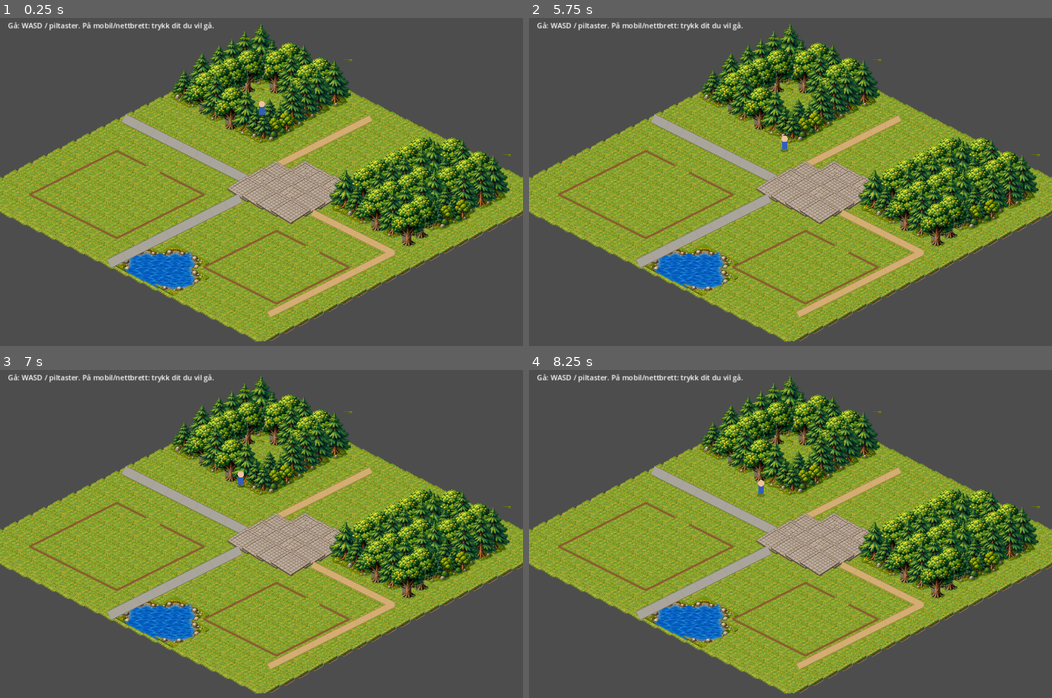
Above: before the commit, frames 1-4 (two rows, left to right).
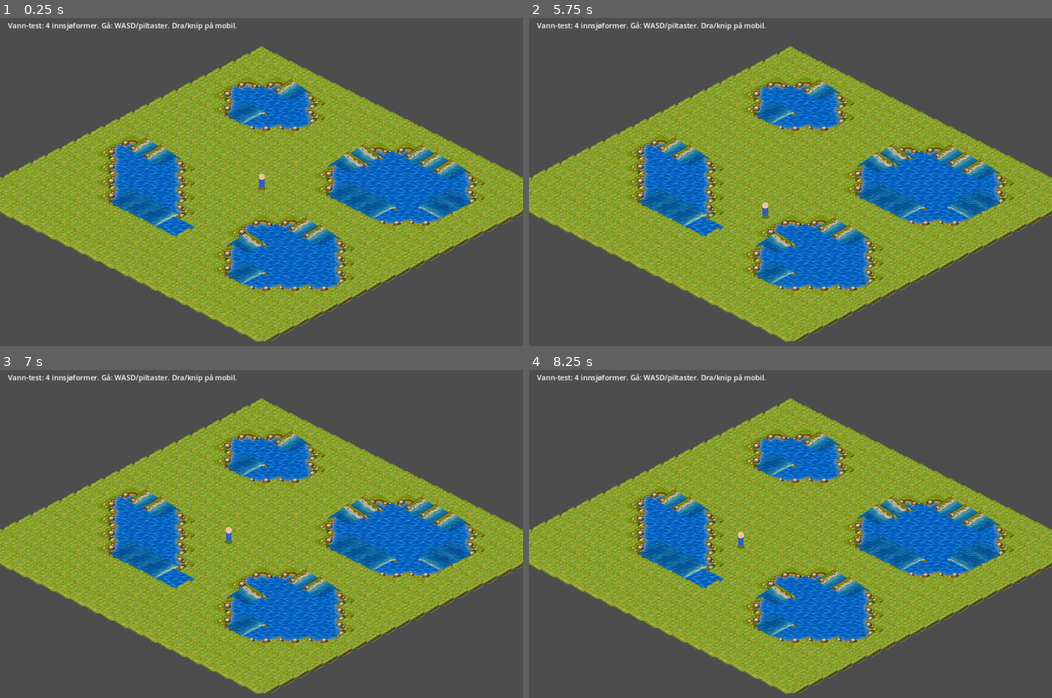
Above: after the commit, the same moments.

Repository: hkolberg/lille-gaardsliv
Game: Godot game, scene res://main.tscn
Same seed, same stepped clock (60 frames per second), same inputs: the game is played once before the commit and once after it.
Inputs (mouse positions are in pixels of both pictures, inside the frame that each line leads up to):
- Up to frame 1 (0.25 s): no input
- Up to frame 2 (5.75 s): tap Enter at 0.5 s; move the mouse to (905, 175) at 0.52 s; hold D (move_right) 0.53-1.25 s; click (905, 175) at 0.67 s; drag from (685, 208) to (764, 260) at 1.27 s; move the mouse to (842, 116) at 2.02 s; hold D (move_right) 2.03-2.75 s; drag from (764, 260) to (633, 139) at 2.77 s; move the mouse to (947, 244) at 3.52 s; hold A (move_left) 3.53-4.25 s; drag from (633, 139) to (712, 103) at 4.27 s; move the mouse to (816, 191) at 5.02 s; hold S (move_down) from 5.03 s (still down); click (816, 191) at 5.17 s
- Up to frame 3 (7 s): release S (move_down) at 5.75 s; drag from (183, 455) to (156, 560) at 5.77 s; move the mouse to (376, 527) at 6.52 s; hold W (move_up) from 6.53 s (still down)
- Up to frame 4 (8.25 s): release W (move_up) at 7.25 s; tap Space at 7.25 s; drag from (685, 560) to (764, 612) at 7.27 s; move the mouse to (842, 468) at 8.02 s; hold S (move_down) from 8.03 s (still down)

The runs differ from the first frame. In frame 1, 30% of the frame differs, in the area x 1-98%, y 1-92%; in frame 2, 30%; in frame 3, 30%; in frame 4, 30%.

Commit message:
Add straight shoreline edges and rebuild water test area

Diff:
--- a/godot/main.gd
+++ b/godot/main.gd
@@ -14,6 +14,7 @@
 const ASSET_ROOT_V4 := "res://gaardsliv_assets_v4/"
 const ASSET_ROOT_WATERFIX := "res://gaardsliv_waterfix_v1/"
 const ASSET_ROOT_WATER_V2 := "res://gaardsliv_water_assets_v2/"
+const ASSET_ROOT_STRAIGHT_SHORES := "res://gaardsliv_straight_shore_edges_v1/"
 const TILE_TEXTURE_ORIGIN := Vector2(48.0, 52.0)
 const PROP_TEXTURE_ORIGIN := Vector2(48.0, 108.0)
 
@@ -22,7 +23,7 @@
 var tiles: Array = []
 var asset_textures: Dictionary = {}
 var fences: Dictionary = {}
-var player_grid := Vector2(4.5, 4.5)
+var player_grid := Vector2(9.5, 9.5)
 var player_screen := Vector2.ZERO
 var target_screen := Vector2.ZERO
 var has_target := false
@@ -106,6 +107,13 @@
 	asset_textures["water_rocks_large_v2"] = load(ASSET_ROOT_WATER_V2 + "water/variants/water_center_rocks_large.png")
 	asset_textures["water_rocks_cluster_v2"] = load(ASSET_ROOT_WATER_V2 + "water/variants/water_center_rocks_cluster.png")
 
+	# True single-side shoreline assets. Each follows exactly one slanted edge
+	# of the 64x32 isometric diamond.
+	asset_textures["water_straight_nw"] = load(ASSET_ROOT_STRAIGHT_SHORES + "water/straight_edges/water_edge_nw.png")
+	asset_textures["water_straight_ne"] = load(ASSET_ROOT_STRAIGHT_SHORES + "water/straight_edges/water_edge_ne.png")
+	asset_textures["water_straight_sw"] = load(ASSET_ROOT_STRAIGHT_SHORES + "water/straight_edges/water_edge_sw.png")
+	asset_textures["water_straight_se"] = load(ASSET_ROOT_STRAIGHT_SHORES + "water/straight_edges/water_edge_se.png")
+
 	# Keep v2 road textures available as emergency fallback while roads remain geometric.
 	for prefix in ["cobble", "gravel"]:
 		var folder := "cobblestone" if prefix == "cobble" else "gravel"
@@ -117,63 +125,48 @@
 func _build_world() -> void:
 	tiles.clear()
 	fences.clear()
+
+	# Water topology test world: grass base plus four deliberately different
+	# water bodies. Roads, forests, fences and plaza are omitted so shoreline
+	# continuity can be judged without visual noise.
 	for y in GRID_H:
 		var row: Array = []
 		for x in GRID_W:
 			row.append(_tile("meadow", "grass", 0))
 		tiles.append(row)
 
-	# Northern forest with a meadow clearing.
-	for y in range(1, 7):
-		for x in range(1, 7):
-			if not (x in range(3, 6) and y in range(3, 6)):
-				tiles[y][x] = _tile("forest", "forest_floor", 0)
-
-	# Eastern forest.
-	for y in range(2, 10):
-		for x in range(14, 19):
-			tiles[y][x] = _tile("forest", "forest_floor", 0)
-
-	# Southern meadow stays open. A fenced pasture occupies part of it.
-	_add_fence_rect(2, 12, 7, 17, Vector2i(4, 12))
-
-	# Small pond in the south-east part of the example world.
-	# The irregular outline makes it read as a natural water body rather than a block.
-	for p in [
-		Vector2i(11, 17), Vector2i(12, 17),
-		Vector2i(10, 18), Vector2i(11, 18), Vector2i(12, 18), Vector2i(13, 18),
-		Vector2i(10, 19), Vector2i(11, 19), Vector2i(12, 19), Vector2i(13, 19)
-	]:
-		tiles[p.y][p.x] = _tile("water", "water", 0)
-
-	# Smaller fenced meadow near the village, with a walking gate.
-	_add_fence_rect(13, 12, 17, 16, Vector2i(15, 12))
-
-	# Main cobblestone road: west -> village square -> south.
-	for x in range(0, 9):
-		tiles[9][x] = _tile("road", "cobblestone", Dir.E | Dir.W)
-	tiles[9][9] = _tile("road", "cobblestone", Dir.W | Dir.E | Dir.S)
-	for y in range(10, 20):
-		tiles[y][9] = _tile("road", "cobblestone", Dir.N | Dir.S)
-
-	# Village square, connected to the main road.
-	for y in range(7, 11):
-		for x in range(9, 13):
-			tiles[y][x] = _tile("road", "cobblestone_square", Dir.N | Dir.E | Dir.S | Dir.W)
-
-	# Gravel path north through forest clearing.
-	for y in range(1, 7):
-		tiles[y][8] = _tile("road", "gravel", Dir.N | Dir.S)
-	tiles[6][8] = _tile("road", "gravel", Dir.N | Dir.S)
-	tiles[7][8] = _tile("road", "gravel", Dir.N | Dir.E)
-	tiles[7][9] = _tile("road", "gravel", Dir.W | Dir.E)
-
-	# Gravel path east from square and then south beside fenced meadow.
-	for x in range(13, 18):
-		tiles[9][x] = _tile("road", "gravel", Dir.E | Dir.W)
-	tiles[9][18] = _tile("road", "gravel", Dir.W | Dir.S)
-	for y in range(10, 18):
-		tiles[y][18] = _tile("road", "gravel", Dir.N | Dir.S)
+	# Lake 1: compact rounded pond (upper-left).
+	_set_water_row(2, 3, 5)
+	_set_water_row(3, 2, 6)
+	_set_water_row(4, 2, 6)
+	_set_water_row(5, 3, 5)
+
+	# Lake 2: larger lake with long straight banks (upper-right).
+	_set_water_row(2, 12, 16)
+	_set_water_row(3, 11, 17)
+	_set_water_row(4, 11, 17)
+	_set_water_row(5, 11, 17)
+	_set_water_row(6, 11, 17)
+	_set_water_row(7, 12, 16)
+
+	# Lake 3: long, narrow river-like body (lower-left).
+	_set_water_row(11, 2, 5)
+	_set_water_row(12, 2, 6)
+	_set_water_row(13, 3, 7)
+	_set_water_row(14, 4, 8)
+	_set_water_row(15, 5, 9)
+
+	# Lake 4: irregular organic lake (lower-right).
+	_set_water_row(11, 13, 16)
+	_set_water_row(12, 12, 17)
+	_set_water_row(13, 12, 18)
+	_set_water_row(14, 13, 18)
+	_set_water_row(15, 13, 17)
+	_set_water_row(16, 14, 16)
+
+func _set_water_row(y: int, x0: int, x1: int) -> void:
+	for x in range(x0, x1 + 1):
+		tiles[y][x] = _tile("water", "water", 0)
 
 func _tile(category: String, surface: String, connections: int) -> Dictionary:
 	return {
@@ -479,17 +472,23 @@
 	if not _is_water(x, y + 1): land_mask |= Dir.S
 	if not _is_water(x - 1, y): land_mask |= Dir.W
 
-	# The current v2 atlas labels were a first-pass packaging. Visual inspection
-	# shows water_edge_n/e/s/w are actually two-sided outer-corner banks:
-	#   edge_n = grid N+W
-	#   edge_e = grid N+E
-	#   edge_s = grid E+S
-	#   edge_w = grid S+W
-	# Use them only for those exact topologies. This prevents grass wedges from
-	# intruding into connected interior water.
+	# One land neighbour = a true straight shoreline.
+	# Grid neighbours map to the four slanted screen edges like this:
+	# N -> upper-right (NE), E -> lower-right (SE),
+	# S -> lower-left (SW), W -> upper-left (NW).
 	match land_mask:
 		0:
 			return "water_plain_v2"
+		Dir.N:
+			return "water_straight_ne"
+		Dir.E:
+			return "water_straight_se"
+		Dir.S:
+			return "water_straight_sw"
+		Dir.W:
+			return "water_straight_nw"
+
+		# Existing v2 visual assets are the four useful two-sided convex banks.
 		Dir.N | Dir.W:
 			return "water_shore_n_v2"
 		Dir.N | Dir.E:
@@ -499,9 +498,9 @@
 		Dir.S | Dir.W:
 			return "water_shore_w_v2"
 
-	# The atlas does not contain a trustworthy true single-edge shoreline yet.
-	# Plain water is intentionally safer for one-sided and complex cases than
-	# drawing a bank across an internal water connection.
+	# Narrow tips, opposite banks and concave cases do not yet have a verified
+	# matching structural asset. Plain water avoids drawing land through a
+	# connected water surface while keeping those cases visible for inspection.
 	return "water_plain_v2"
 
 func _draw_forest_prop(x: int, y: int) -> void:
@@ -647,4 +646,4 @@
 	draw_colored_polygon(pts, color)
 
 func _draw_ui() -> void:
-	draw_string(ThemeDB.fallback_font, Vector2(16,24), "Gå: WASD / piltaster. På mobil/nettbrett: trykk dit du vil gå.", HORIZONTAL_ALIGNMENT_LEFT, -1, 16, Color.WHITE)
+	draw_string(ThemeDB.fallback_font, Vector2(16,24), "Vann-test: 4 innsjøformer. Gå: WASD/piltaster. Dra/knip på mobil.", HORIZONTAL_ALIGNMENT_LEFT, -1, 16, Color.WHITE)
